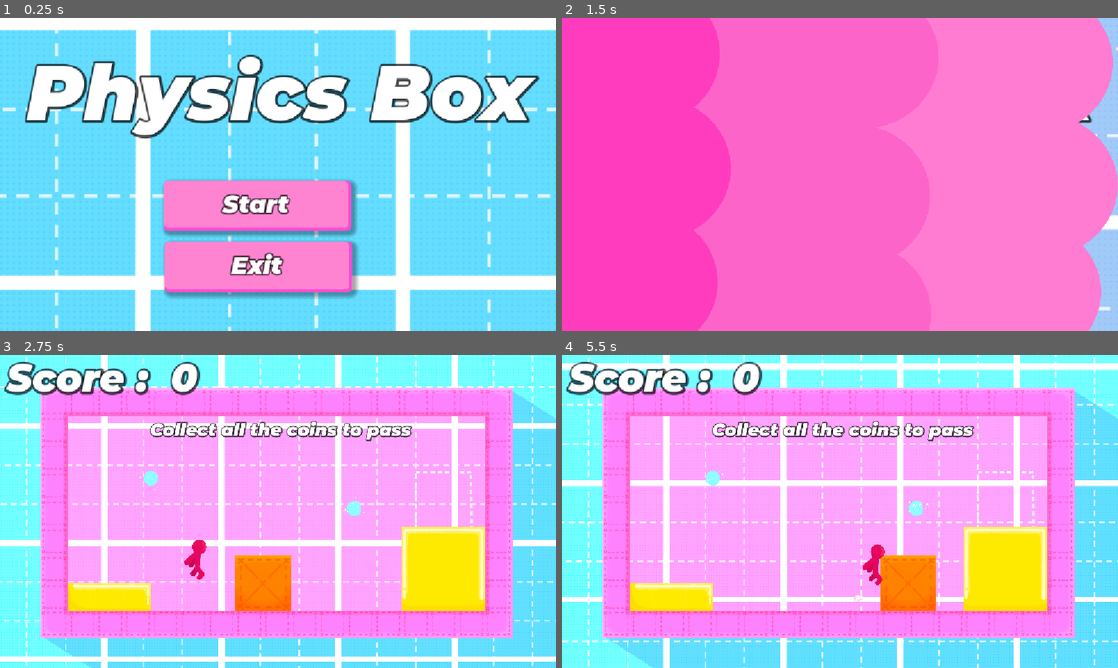
Above: before the commit, frames 1-4 (two rows, left to right).
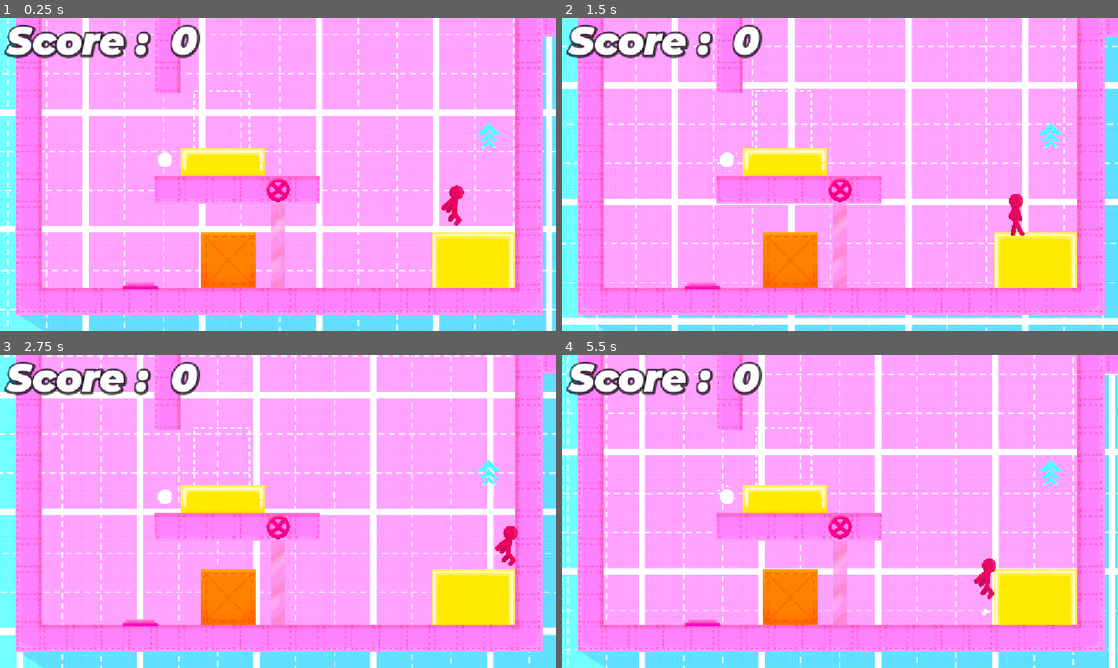
Above: after the commit, the same moments.

Repository: VibhuBhatnagar8/Physics-Box-Repo
Game: Godot game, scene res://Scenes/level_5.tscn
Two runs of this game, one before a commit and one after it. Both use one fixed random seed, a clock stepped at 60 frames per second and the inputs below. Before the commit the project starts from res://Scenes/menu.tscn.
Inputs (mouse positions are in pixels of both pictures, inside the frame that each line leads up to):
- Up to frame 1 (0.25 s): no input
- Up to frame 2 (1.5 s): click (817, 205) at 0.5 s, where only the run before the commit has a clickable "Start"; click (817, 205) at 1.25 s, where only the run before the commit has a clickable "Start"
- Up to frame 3 (2.75 s): hold D (right) from 2.03 s (still down); hold Shift (grab) from 2.03 s (still down); tap Space (jump) at 2.27 s
- Up to frame 4 (5.5 s): release Shift (grab) at 2.78 s; tap Shift (grab) at 2.85, 4.35 s; tap Space (jump) at 3.02, 4.52, 5.27 s; release D (right) at 3.53 s; hold A (left) 3.53-4.28 s; hold Shift (grab) 3.53-4.28 s; hold D (right) from 4.28 s (still down); hold Shift (grab) from 5.03 s (still down)

The runs differ from the first frame. In frame 1, 92% of the frame differs, in the area x 0-100%, y 0-100%; in frame 2, 98%; in frame 3, 61%; in frame 4, 63%.

Commit message:
some changes

Diff:
--- a/Scenes/grav_power.gd
+++ b/Scenes/grav_power.gd
@@ -1,22 +1,46 @@
 extends Node2D
 
+@onready var area_2d = $Area2D
+@onready var collision_shape = $Area2D/CollisionShape2D
+@onready var sprite_2d = $Sprite2D
+@onready var particles_burst = $GPUParticles2D
+@onready var particles_idle = $GPUParticles2D2
+@onready var audio = $AudioStreamPlayer2D
+
+var is_collected: bool = false
+
 func _on_area_2d_body_entered(body: Node2D) -> void:
+	if is_collected:
+		return
+
 	if body is CharacterBody2D or body.is_in_group("player"):
+		is_collected = true
 		GameManager.flippy()
 
-		# Play audio, burst collection particles, and stop idle particles
-		$AudioStreamPlayer2D.play()
-		$GPUParticles2D.restart()
-		$GPUParticles2D2.emitting = false
-
-		# Hide the coin sprite and disable collection
-		$Sprite2D.visible = false
-		$Area2D.monitoring = false
+		# Play audio, handle particles, and hide the sprite
+		audio.play()
+		particles_burst.restart()
+		particles_idle.emitting = false
+		sprite_2d.visible = false
+		collision_shape.set_deferred("disabled", true)
 
 		# Wait for 3 seconds
 		await get_tree().create_timer(3.0).timeout
 
-		# Make the coin reappear, turn collision back on, and resume idle particles
-		$Sprite2D.visible = true
-		$Area2D.monitoring = true
-		$GPUParticles2D2.emitting = true
+		# Wait until the player moves away so it doesn't instantly re-trigger
+		while true:
+			var overlapping_bodies = area_2d.get_overlapping_bodies()
+			var player_still_there = false
+			for b in overlapping_bodies:
+				if b is CharacterBody2D or b.is_in_group("player"):
+					player_still_there = true
+					break
+			if not player_still_there:
+				break
+			await get_tree().process_frame
+
+		# Respawn the coin
+		sprite_2d.visible = true
+		collision_shape.set_deferred("disabled", false)
+		particles_idle.emitting = true
+		is_collected = false
--- a/Scenes/gravcoin.tscn
+++ b/Scenes/gravcoin.tscn
@@ -17,43 +17,11 @@
 scale_min = 0.049999997
 scale_max = 0.099999994
 
-[sub_resource type="Animation" id="Animation_jgi06"]
-resource_name = "RESET"
-length = 2.0333333
-loop_mode = 2
-tracks/0/type = "bezier"
-tracks/0/imported = false
-tracks/0/enabled = true
-tracks/0/path = NodePath("Area2D:position:x")
-tracks/0/interp = 1
-tracks/0/loop_wrap = true
-tracks/0/keys = {
-"handle_modes": PackedInt32Array(0, 0),
-"points": PackedFloat32Array(0, -0.25, 0, 0.25, 0, 0, -0.16666667, 0, 0, 0),
-"times": PackedFloat32Array(0, 2)
-}
-tracks/1/type = "bezier"
-tracks/1/imported = false
-tracks/1/enabled = true
-tracks/1/path = NodePath("Area2D:position:y")
-tracks/1/interp = 1
-tracks/1/loop_wrap = true
-tracks/1/keys = {
-"handle_modes": PackedInt32Array(0, 0),
-"points": PackedFloat32Array(50, -0.25, 0, 0.25, 0, -50, -0.16666667, 16.666668, 0, 0),
-"times": PackedFloat32Array(0, 2)
-}
-
-[sub_resource type="AnimationLibrary" id="AnimationLibrary_g537i"]
-_data = {
-&"RESET": SubResource("Animation_jgi06")
-}
-
 [sub_resource type="Curve" id="Curve_jgi06"]
 _data = [Vector2(0, 0.06741583), 0.0, 0.0, 0, 0, Vector2(0.695946, 0.9887641), 0.0, 0.0, 0, 0, Vector2(1, 0), 0.0, 0.0, 0, 0]
 point_count = 3
 
-[sub_resource type="CurveTexture" id="CurveTexture_t6imj"]
+[sub_resource type="CurveTexture" id="CurveTexture_7jlk4"]
 curve = SubResource("Curve_jgi06")
 
 [sub_resource type="ParticleProcessMaterial" id="ParticleProcessMaterial_3reg2"]
@@ -82,6 +50,7 @@
 shape = SubResource("CircleShape2D_7364f")
 
 [node name="Coin" type="Sprite2D" parent="Area2D" unique_id=2066129122]
+unique_name_in_owner = true
 modulate = Color(0.5271128, 1.8247963, 1.8247963, 1)
 position = Vector2(-3, 4)
 scale = Vector2(0.5, 0.5)
@@ -97,9 +66,6 @@
 explosiveness = 1.0
 process_material = SubResource("ParticleProcessMaterial_7364f")
 
-[node name="AnimationPlayer" type="AnimationPlayer" parent="." unique_id=1252892436]
-libraries/ = SubResource("AnimationLibrary_g537i")
-
 [node name="GPUParticles2D2" type="GPUParticles2D" parent="." unique_id=1824143093]
 position = Vector2(-1, 51)
 amount = 15
--- a/Scenes/level_5.gd
+++ b/Scenes/level_5.gd
@@ -18,5 +18,6 @@
 			if c == 1:
 				$AnimationPlayer2.play("RESET")
 		if Input.is_action_just_pressed("reset"):
+			GameManager.x = false
 			SceneTransition.change_scene("res://Scenes/level_5.tscn")
 			GameManager.score = 9
--- a/Scenes/level_5.tscn
+++ b/Scenes/level_5.tscn
@@ -1609,8 +1609,9 @@
 [node name="Grav" parent="." unique_id=109432705 instance=ExtResource("6_sn477")]
 position = Vector2(1416, 24)
 
-[node name="Grav2" parent="." unique_id=105021298 instance=ExtResource("6_sn477")]
-position = Vector2(1416, 24)
+[node name="Grav2" parent="." unique_id=201472819 instance=ExtResource("6_sn477")]
+position = Vector2(3342, -847)
+rotation = 3.1415927
 
 [node name="RigidBody2D6" parent="." unique_id=1616222929 instance=ExtResource("12_68k2k")]
 position = Vector2(2882, -701)
@@ -1677,7 +1678,6 @@
 
 [node name="RigidBody2D8" parent="." unique_id=1793804623 instance=ExtResource("10_r8l1h")]
 position = Vector2(163, -1020)
-lock_rotation = false
 
 [node name="Area2D" parent="." unique_id=1006598631 instance=ExtResource("8_02esc")]
 position = Vector2(-189, 781)
--- a/Scripts/gravcoin.gd
+++ b/Scripts/gravcoin.gd
@@ -1,4 +1,9 @@
 extends Node2D
+
+
+
+
+
 
 
 func _on_area_2d_body_entered(body: Node2D) -> void:
--- a/project.godot
+++ b/project.godot
@@ -11,7 +11,7 @@
 [application]
 
 config/name="Physics Game"
-run/main_scene="uid://n3x1875cd8qq"
+run/main_scene="uid://c57r5bvl1xrnn"
 config/features=PackedStringArray("4.7", "Forward Plus")
 config/icon="uid://cuv6477qa5eqw"
 
Not shown: 1 places in Scenes/gravcoin.tscn that only renumber resources
